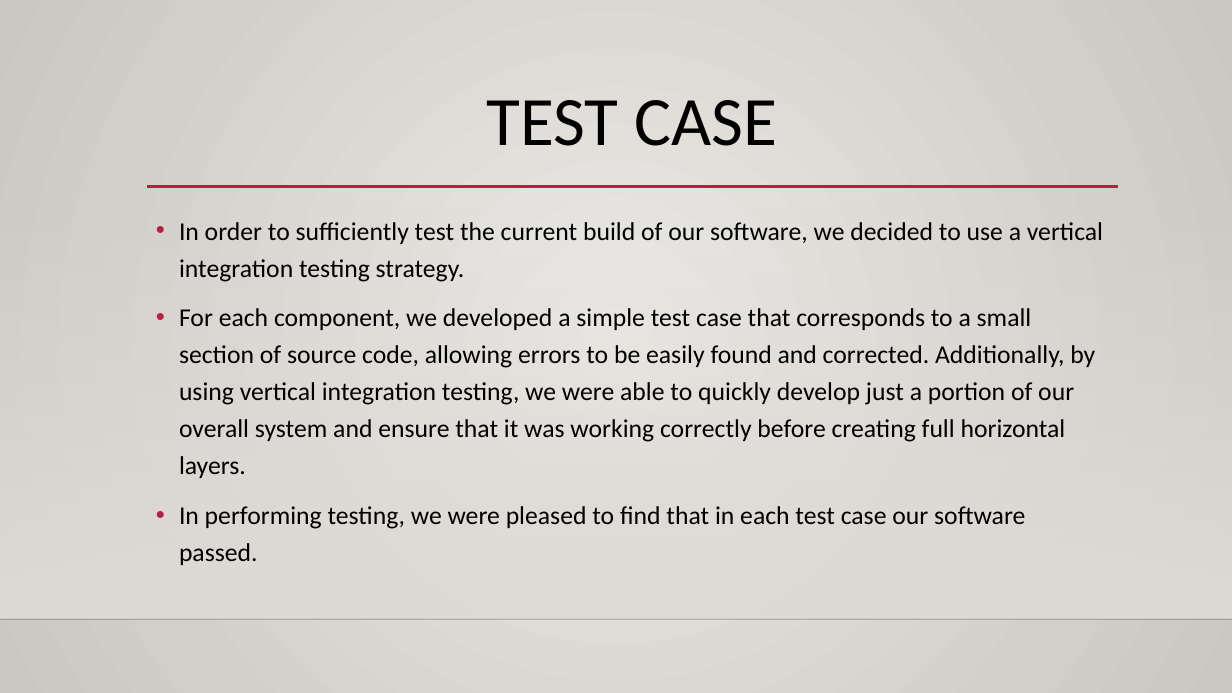
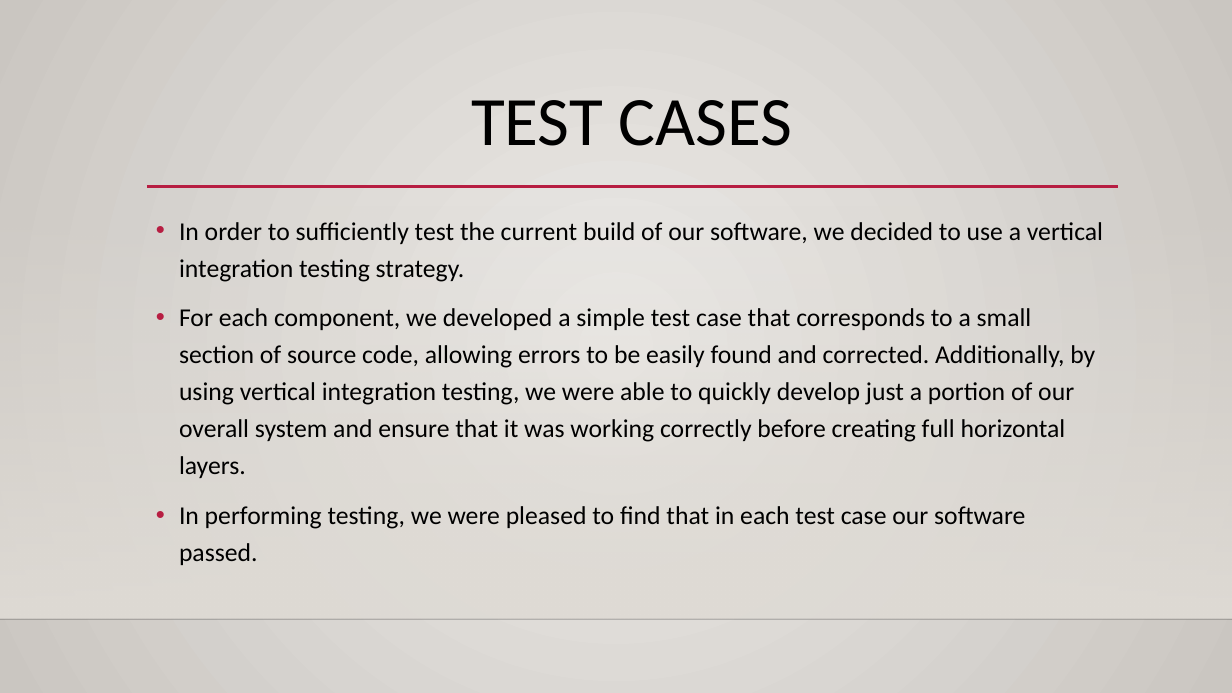
Before and after one commit to FergK/PhoenixHotel, a slide deck: slide 15 of TeamPhoenixPitchDeck.pptx (slide 12 before the commit). Drawn at 1232x693 pixels with LibreOffice and Linux fonts; fonts in the diff are those of the drawing; background and template pictures are left out. Boxes give left, top, right and bottom in pixels: in the first picture for what was removed or moved away, otherwise in the second. Text is boxed around its words. In the diff, an @@ line names an element or a change of style, - is before the commit and + after.

```diff
--- a/TeamPhoenixPitchDeck.pptx
+++ b/TeamPhoenixPitchDeck.pptx
@@ title at (471, 100, 793, 146): text changed @@
-TEST CASE
+TEST CASES
```
Also in this commit, not shown: 7 other slides changed, 4 slides added.
